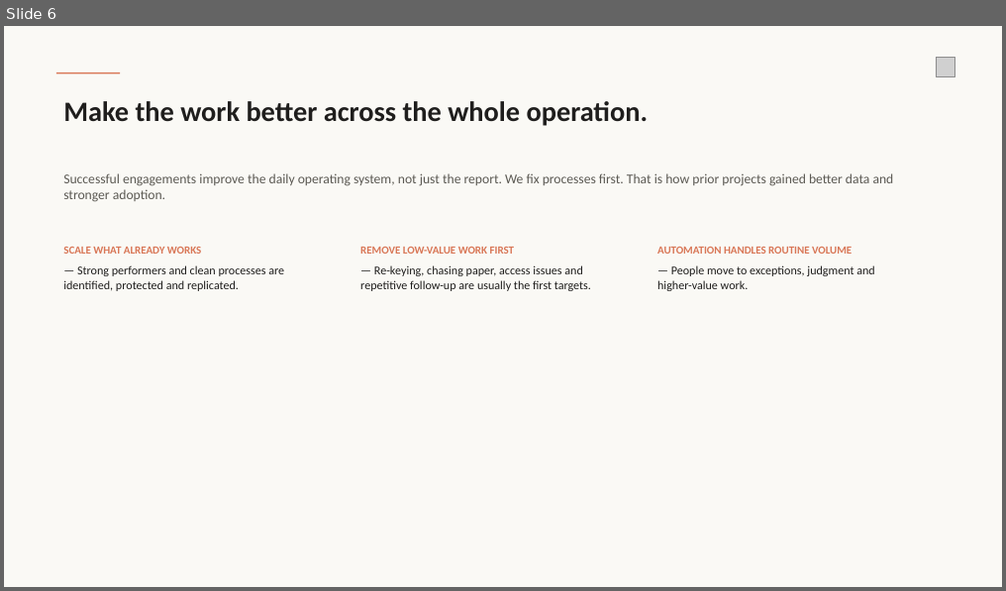
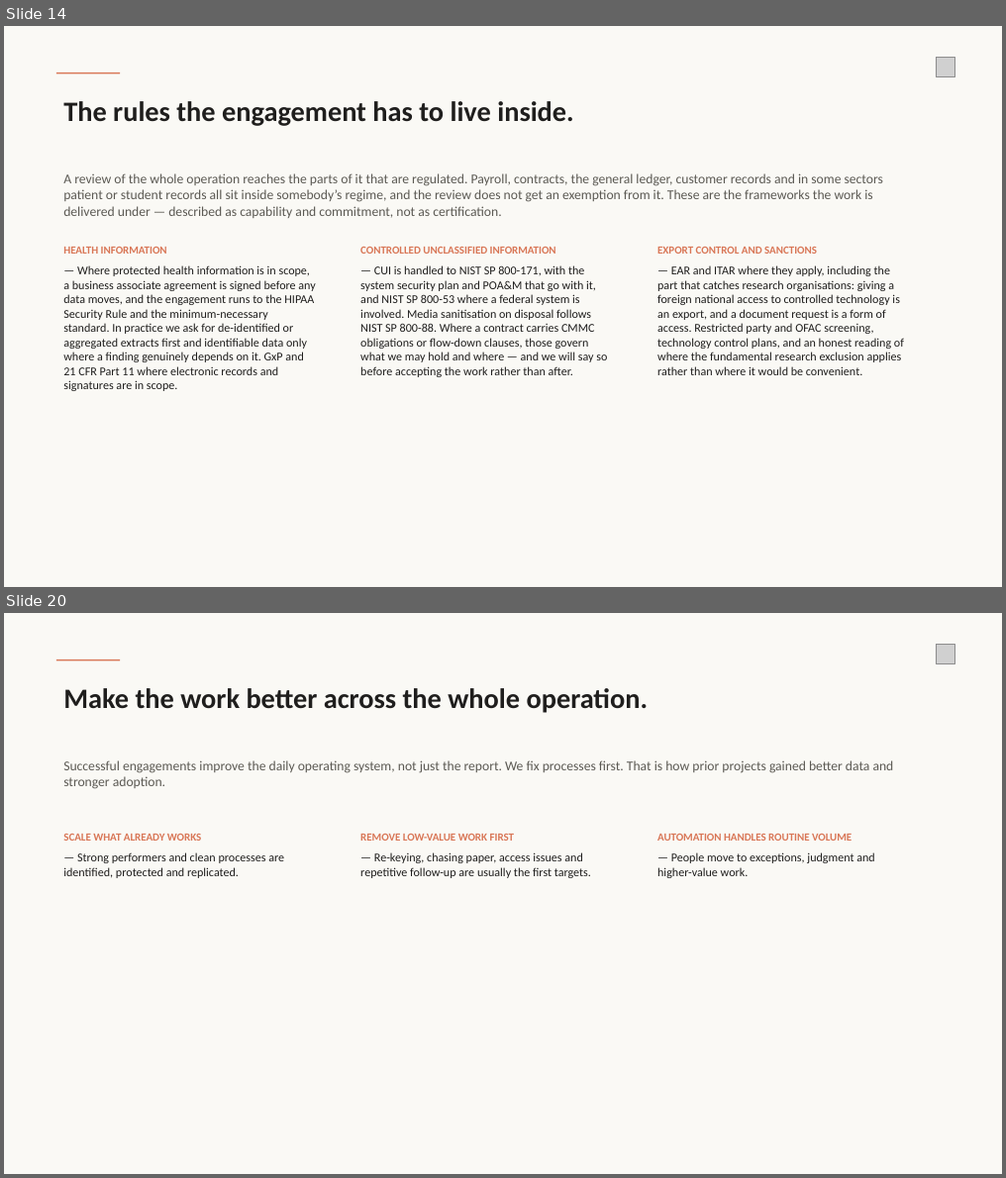
Before and after one commit to wirewalktech/AI-Extension, a slide deck: operating-review.pptx. Shown one above the other, each under a label of ours: slide 6 before the commit, slides 14 and 20 after it; the slides between them are not shown. The pictures are 1006x591 and 1006x1178 pixels, drawn with LibreOffice and Linux fonts; fonts in the diff are those of the drawing; grey boxes stand for pictures. Boxes give left, top, right and bottom in pixels: in the first picture for what was removed or moved away, otherwise in the second. Text is boxed around its words. In the diff, an @@ line names an element or a change of style, - is before the commit and + after.

```diff
--- a/operating-review.pptx
+++ b/operating-review.pptx
@@ slide 14 added at bbox=[4, 26, 1002, 587], background #FAF9F5 @@
@@ rectangle added at bbox=[56, 73, 120, 74], fill #D97757 @@
@@ picture added at bbox=[936, 58, 955, 76] @@
@@ text added at bbox=[63, 101, 573, 126], 27 pt, text #1F1E1D, bold @@
+The rules the engagement has to live inside.
@@ text added at bbox=[63, 174, 883, 218], 13 pt, text #5C5A54 @@
+A review of the whole operation reaches the parts of it that are regulated. Payroll, contracts, the general ledger, customer records and in some sectors patient or student records all sit inside somebody’s regime, and the review does not get an exemption from it. These are the frameworks the work is delivered under — described as capability and commitment, not as certification.
@@ text added at bbox=[63, 247, 315, 391], 11.5 pt, text #1F1E1D @@
+HEALTH INFORMATION
+— Where protected health information is in scope, a business associate agreement is signed before any data moves, and the engagement runs to the HIPAA Security Rule and the minimum-necessary standard. In practice we ask for de-identified or aggregated extracts first and identifiable data only where a finding genuinely depends on it. GxP and 21 CFR Part 11 where electronic records and signatures are in scope.
@@ text added at bbox=[360, 247, 607, 377], 11.5 pt, text #1F1E1D @@
+CONTROLLED UNCLASSIFIED INFORMATION
+— CUI is handled to NIST SP 800-171, with the system security plan and POA&M that go with it, and NIST SP 800-53 where a federal system is involved. Media sanitisation on disposal follows NIST SP 800-88. Where a contract carries CMMC obligations or flow-down clauses, those govern what we may hold and where — and we will say so before accepting the work rather than after.
@@ text added at bbox=[657, 247, 904, 375], 11.5 pt, text #1F1E1D @@
+EXPORT CONTROL AND SANCTIONS
+— EAR and ITAR where they apply, including the part that catches research organisations: giving a foreign national access to controlled technology is an export, and a document request is a form of access. Restricted party and OFAC screening, technology control plans, and an honest reading of where the fundamental research exclusion applies rather than where it would be convenient.
@@ what was slide 6 is now slide 20 @@
```
Also in this commit, not shown: 9 slides changed, 13 other slides added, 2 other files.
